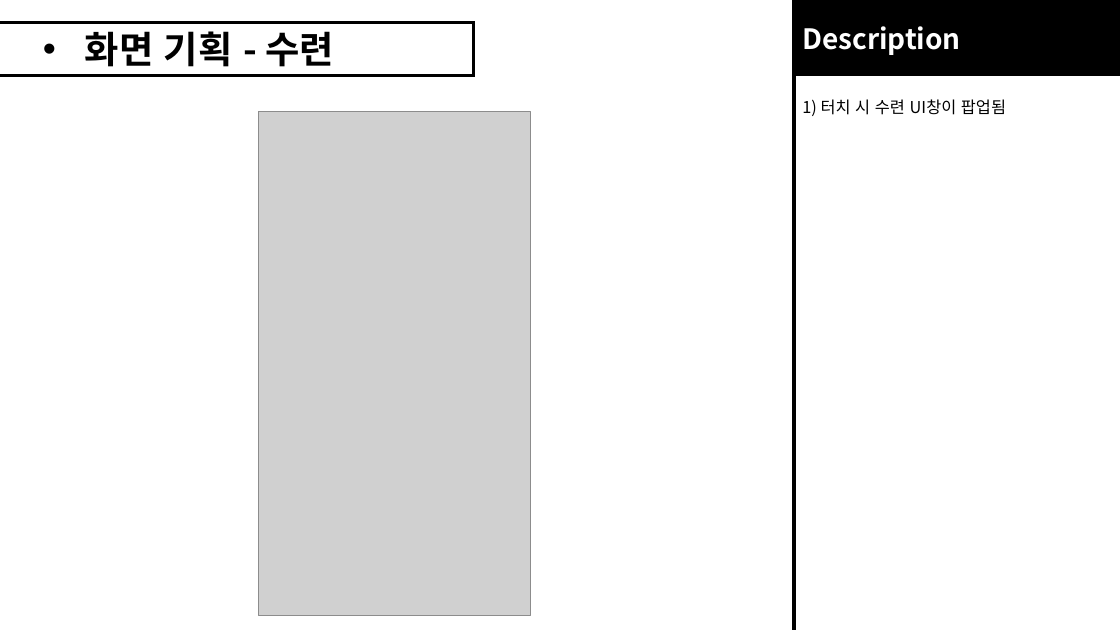
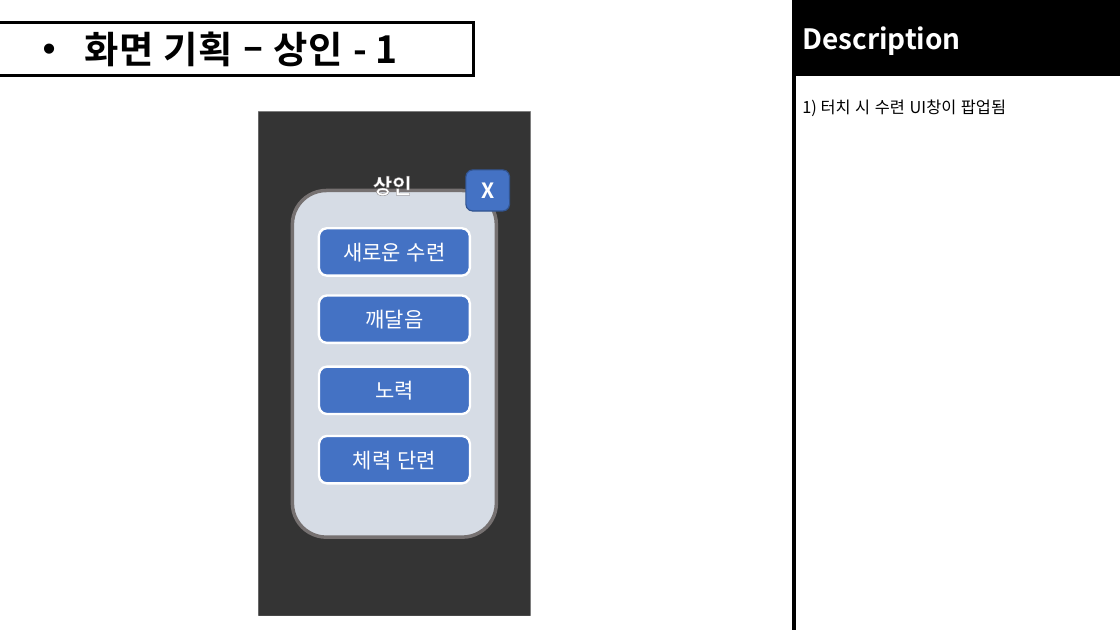
Before and after one commit to roller0516/My_Three_Kingdoms, a slide deck: slide 5 of 게임 기획파일/화면 기획.pptx (slide 3 before the commit). Drawn at 1120x630 pixels with LibreOffice and Linux fonts; fonts in the diff are those of the drawing; grey boxes stand for pictures. Boxes give left, top, right and bottom in pixels: in the first picture for what was removed or moved away, otherwise in the second. Text is boxed around its words. In the diff, an @@ line names an element or a change of style, - is before the commit and + after.

```diff
--- a/게임 기획파일/화면 기획.pptx
+++ b/게임 기획파일/화면 기획.pptx
@@ text at <box>85,31,397,67</box>: text changed @@
-• 화면 기획 - 수련
+• 화면 기획 – 상인 - 1
@@ rectangle added at <box>259,112,530,616</box>, fill #000000 at 75% opacity @@
@@ text added at <box>373,172,412,198</box>, 18 pt, text #FFFFFF, bold @@
+상인
@@ rounded rectangle added at <box>466,170,510,211</box>, fill #4472C4, outline #325491 1 pt, 18 pt, text #FFFFFF, bold @@
+X
@@ rounded rectangle added at <box>292,191,497,538</box>, fill #D6DCE5, outline #767171 3 pt @@
@@ rounded rectangle added at <box>319,229,471,276</box>, fill #4472C4, outline #FFFFFF 2 pt, 18 pt, text #FFFFFF @@
+새로운 수련
@@ rounded rectangle added at <box>319,296,471,343</box>, fill #4472C4, outline #FFFFFF 2 pt, 18 pt, text #FFFFFF @@
+깨달음
@@ rounded rectangle added at <box>319,367,471,414</box>, fill #4472C4, outline #FFFFFF 2 pt, 18 pt, text #FFFFFF @@
+노력
@@ rounded rectangle added at <box>319,436,471,483</box>, fill #4472C4, outline #FFFFFF 2 pt, 18 pt, text #FFFFFF @@
+체력 단련
```
Also in this commit, not shown: 1 other slide changed, 1 slide added.
